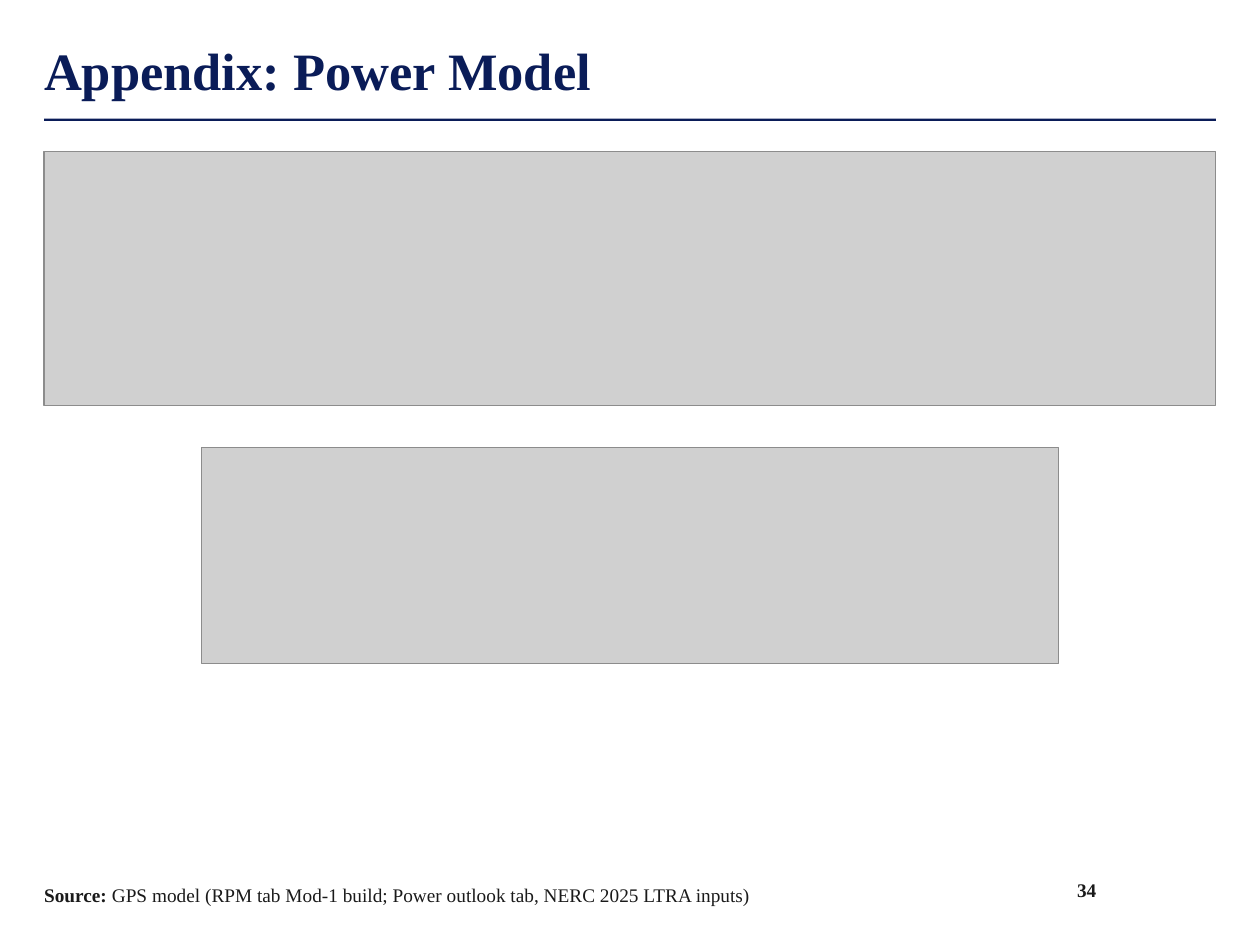
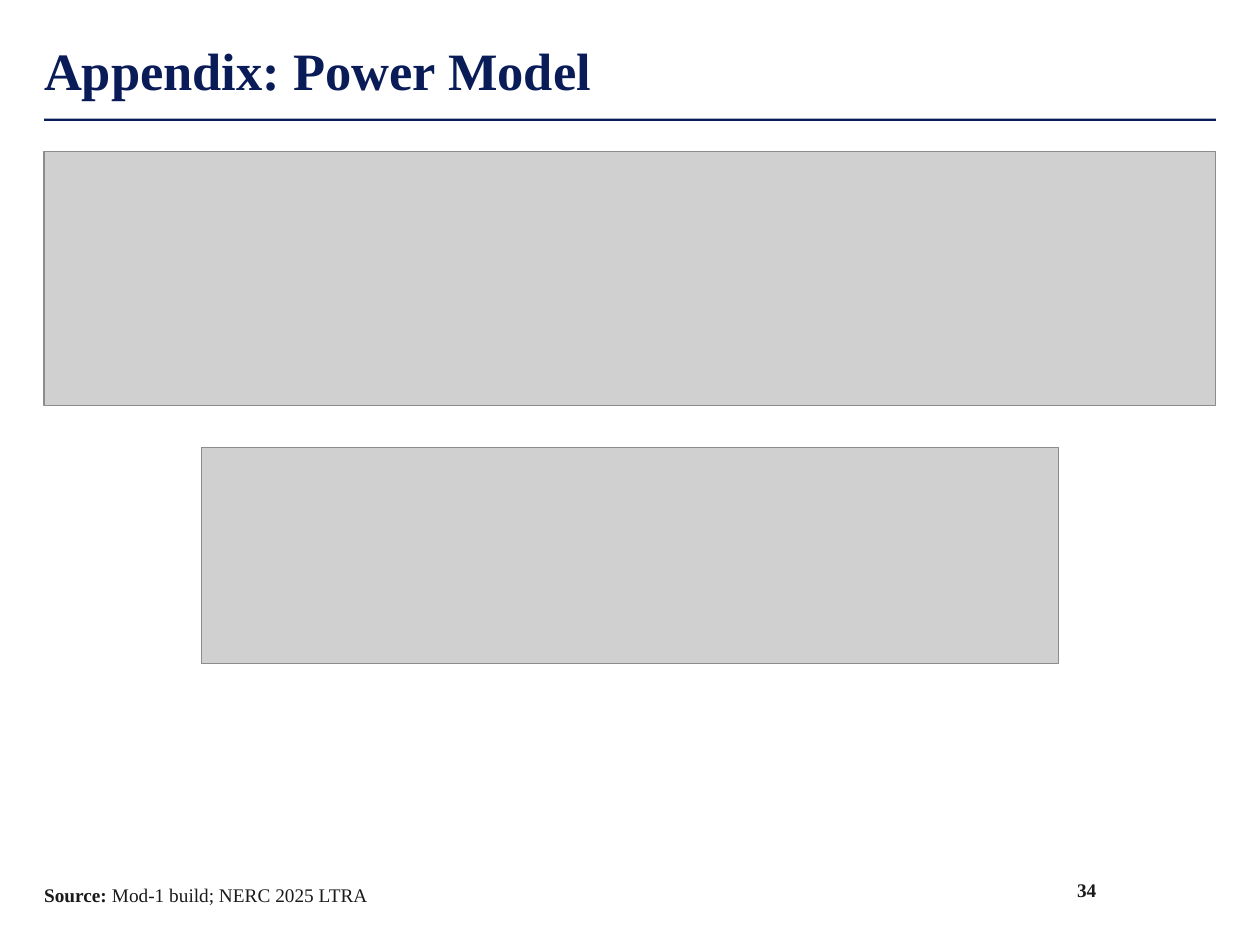
Before and after one commit to maxlsmls-dot/SPOT, a slide deck: slide 34 of deck/FTAI_Long_Pitch.pptx. Drawn at 1260x945 pixels with LibreOffice and Linux fonts; fonts in the diff are those of the drawing; grey boxes stand for pictures; background and template pictures are left out. Boxes give left, top, right and bottom in pixels: in the first picture for what was removed or moved away, otherwise in the second. Text is boxed around its words. In the diff, an @@ line names an element or a change of style, - is before the commit and + after.

```diff
--- a/deck/FTAI_Long_Pitch.pptx
+++ b/deck/FTAI_Long_Pitch.pptx
@@ text at (44,888,368,905): text changed @@
-Source: GPS model (RPM tab Mod-1 build; Power outlook tab, NERC 2025 LTRA inputs)
+Source: Mod-1 build; NERC 2025 LTRA
```
Also in this commit, not shown: 25 other slides changed, 1 other file.
